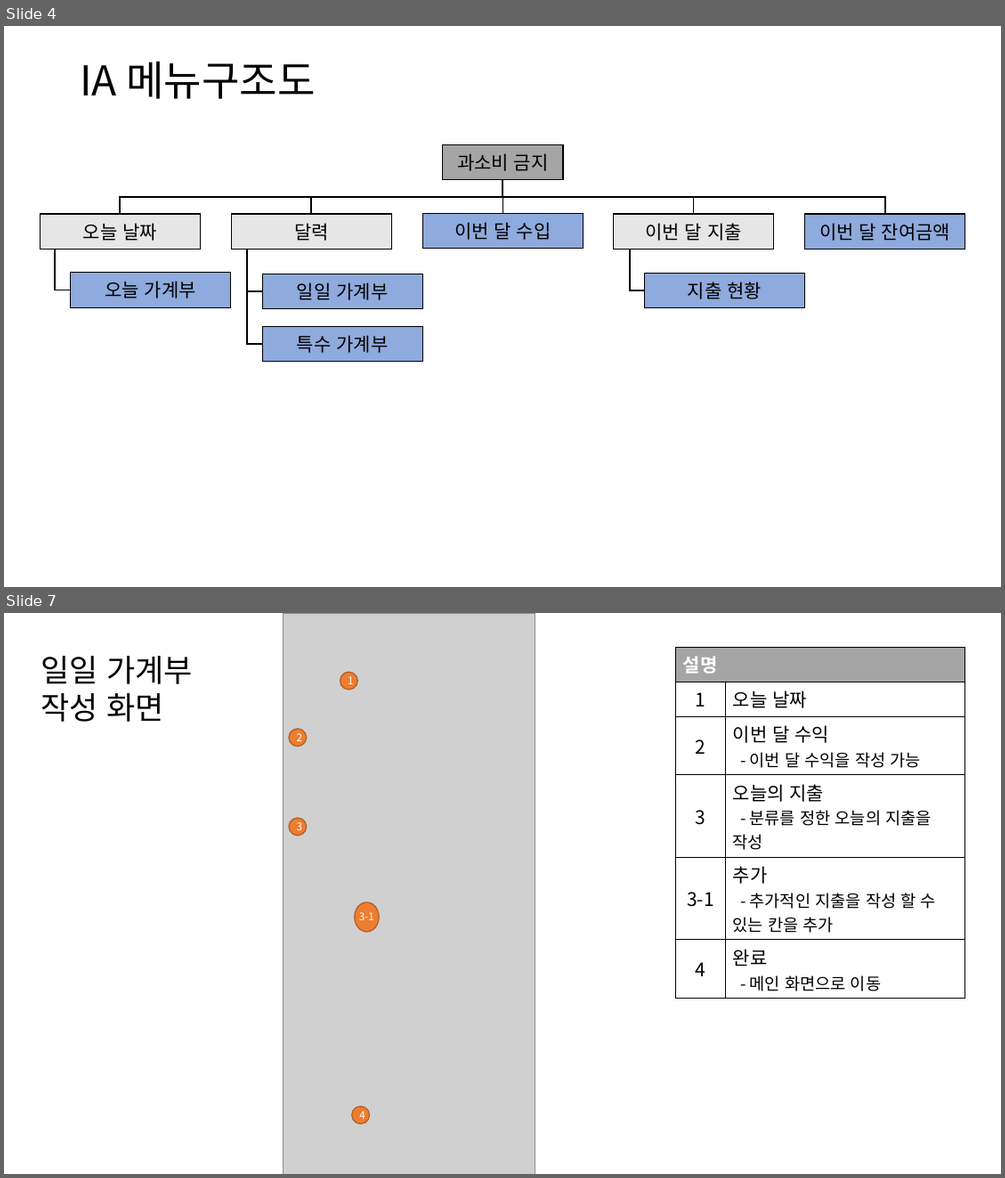
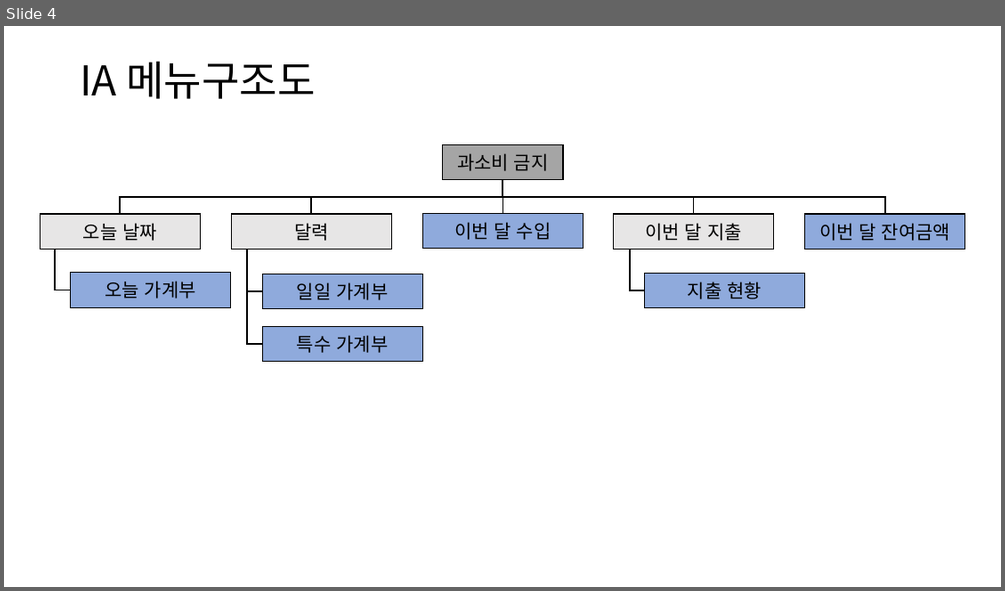
Before and after one commit to prebacon/AppProject, a slide deck: app_계획서_20183222.pptx. Shown one above the other, each under a label of ours: slides 4 and 7 before the commit, slide 4 after it; the slides between them are not shown. The pictures are 1005x1178 and 1005x591 pixels, drawn with LibreOffice and Linux fonts; fonts in the diff are those of the drawing; grey boxes stand for pictures. Boxes give left, top, right and bottom in pixels: in the first picture for what was removed or moved away, otherwise in the second. Text is boxed around its words. In the diff, an @@ line names an element or a change of style, - is before the commit and + after.

```diff
--- a/app_계획서_20183222.pptx
+++ b/app_계획서_20183222.pptx
@@ slide 7 removed at [4, 613, 1001, 1174], background #FFFFFF @@
@@ picture removed at [283, 613, 535, 1174] @@
@@ text removed at [40, 656, 193, 722] @@
-일일 가계부
-작성 화면
@@ table removed at [676, 648, 965, 995], 6 rows, 2 columns @@
-설명 | 
-1 | 오늘 날짜
-2 | 이번 달 수익 / - 이번 달 수익을 작성 가능
-3 | 오늘의 지출 / - 분류를 정한 오늘의 지출을 작성
-3-1 | 추가 / - 추가적인 지출을 작성 할 수 있는 칸을 추가
-4 | 완료 / - 메인 화면으로 이동
@@ ellipse removed at [340, 672, 357, 690] @@
-1
@@ ellipse removed at [289, 729, 307, 747] @@
-2
@@ ellipse removed at [289, 818, 307, 835] @@
-3
@@ ellipse removed at [355, 902, 380, 932] @@
@@ text removed at [359, 912, 374, 920] @@
-3-1
@@ ellipse removed at [352, 1106, 370, 1124] @@
-4
```
Also in this commit, not shown: 4 slides changed, 2 other slides removed.
